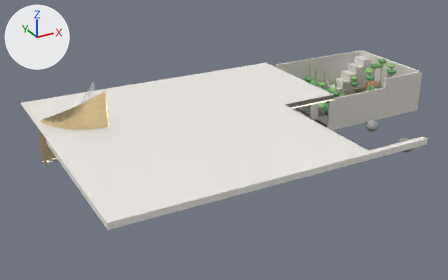
Renders of the glTF model models/B1.glb from each side of a commit.
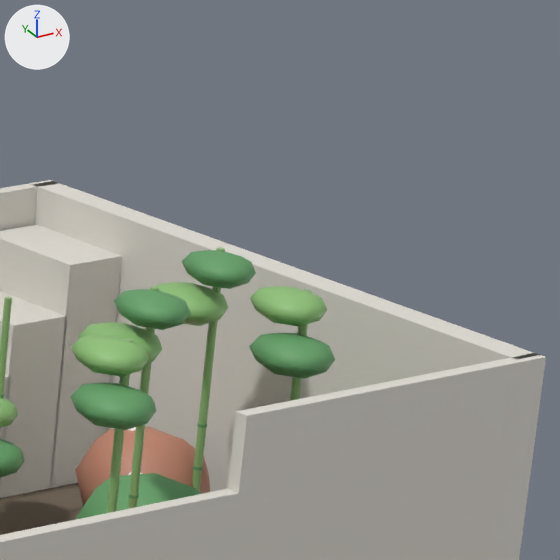
Old and new are each drawn whole from a camera (50 mm lens) standing at (-4.32, -15.14, 5.85) and looking at (3.12, -1.61, -0.92) and again close up on the part from 79% to 95% of the width and 10% to 34% of the height. The axes (+X, +Y, +Z) are drawn at upper left. The lights are the same throughout. The older version's two pictures come first. Vertices at exactly the same position are counted once.

Objects in the first close-up: 'B1_Garden_BambooLeafA_10', 'B1_Garden_BambooLeafA_12', 'B1_Garden_BambooLeafA_13', 'B1_Garden_BambooLeafB_10', 'B1_Garden_BambooLeafB_11', 'B1_Garden_BambooLeafB_12', 'B1_Garden_BambooLeafB_13', 'B1_Garden_Batch_M11', 'B1_Garden_Batch_M14', 'B1_Garden_Batch_M15', 'B1_Garden_Batch_M18', 'B1_Garden_Batch_M9' and 4 more.
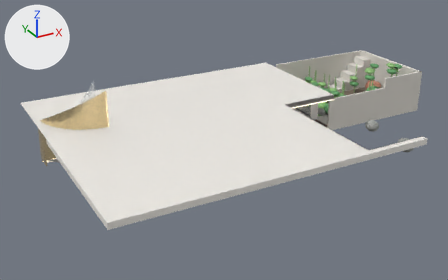
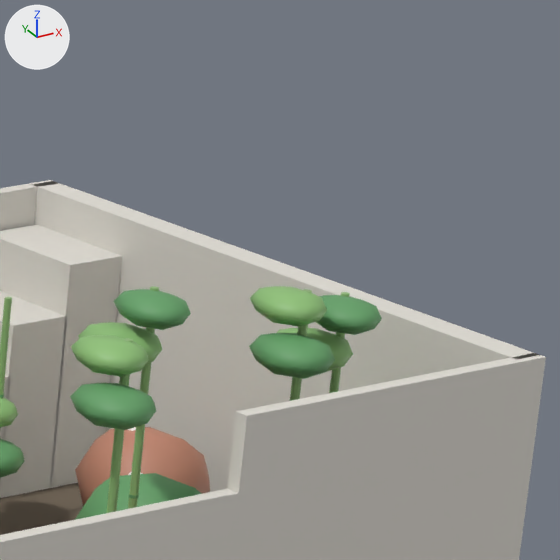
Diff of the bpy script that builds the scene:
```diff
--- a/models/B1.glb.py
+++ b/models/B1.glb.py
@@ me_b1_garden_bambooleafa_13 @@
 # used by ob_b1_garden_bambooleafa_13; location = (0.0, 0.0, 0.0)
-me_b1_garden_bambooleafa_13.from_pydata(...)  # 42 vertices, 80 faces; spans x 9.439..9.732, y -0.539..-0.179, z -0.155..-0.005
+me_b1_garden_bambooleafa_13.from_pydata(...)  # 42 vertices, 80 faces; spans x 9.439..9.732, y -1.239..-0.879, z -0.155..-0.005
+# me_b1_garden_bambooleafa_13 part 1: the whole mesh is moved by (0.0, -0.7, 0.0)
 me_b1_garden_bambooleafa_13.materials.append(mat_garden_foliage_sun)
@@ me_b1_garden_bambooleafb_13 @@
 # used by ob_b1_garden_bambooleafb_13; location = (0.0, 0.0, 0.0)
-me_b1_garden_bambooleafb_13.from_pydata(...)  # 42 vertices, 80 faces; spans x 9.505..9.767, y -0.624..-0.294, z 0.015..0.145
+me_b1_garden_bambooleafb_13.from_pydata(...)  # 42 vertices, 80 faces; spans x 9.505..9.767, y -1.324..-0.994, z 0.015..0.145
+# me_b1_garden_bambooleafb_13 part 2: the whole mesh is moved by (0.0, -0.7, 0.0)
 me_b1_garden_bambooleafb_13.materials.append(mat_garden_foliage_deep)
@@ me_b1_garden_batch_m14 @@
 me_b1_garden_batch_m14.from_pydata(...)  # 280 vertices, 504 faces; spans x 7.57..9.7, y -1.3..0.84, z -1.17..0.24
 # used by ob_b1_garden_batch_m14; location = (0.0, 0.0, 0.0)
+# me_b1_garden_batch_m14 part 3: the loose piece of 20 vertices spanning x 9.66..9.7, y -0.44..-0.4, z -1.17..0.14 is moved by (0.0, -0.7, 0.0)
 me_b1_garden_batch_m14.materials.append(mat_garden_bamboo_culm)
```

What differs and where, as boxes [x1, y1, x2, y2] in the close-ups (560 x 560 px; the box of a moved part takes in the faces that stretch with it):
'B1_Garden_Batch_M14', reshaped: before [0, 247, 312, 513]; after [0, 286, 350, 513]
'B1_Garden_BambooLeafB_13', moved: before [181, 250, 256, 289]; after [316, 295, 382, 335]
'B1_Garden_BambooLeafA_13', moved: before [156, 282, 228, 326]; after [277, 328, 353, 371]
part 3 of me_b1_garden_batch_m14, moved or reshaped: before [192, 247, 225, 492]; after [329, 292, 350, 393]
